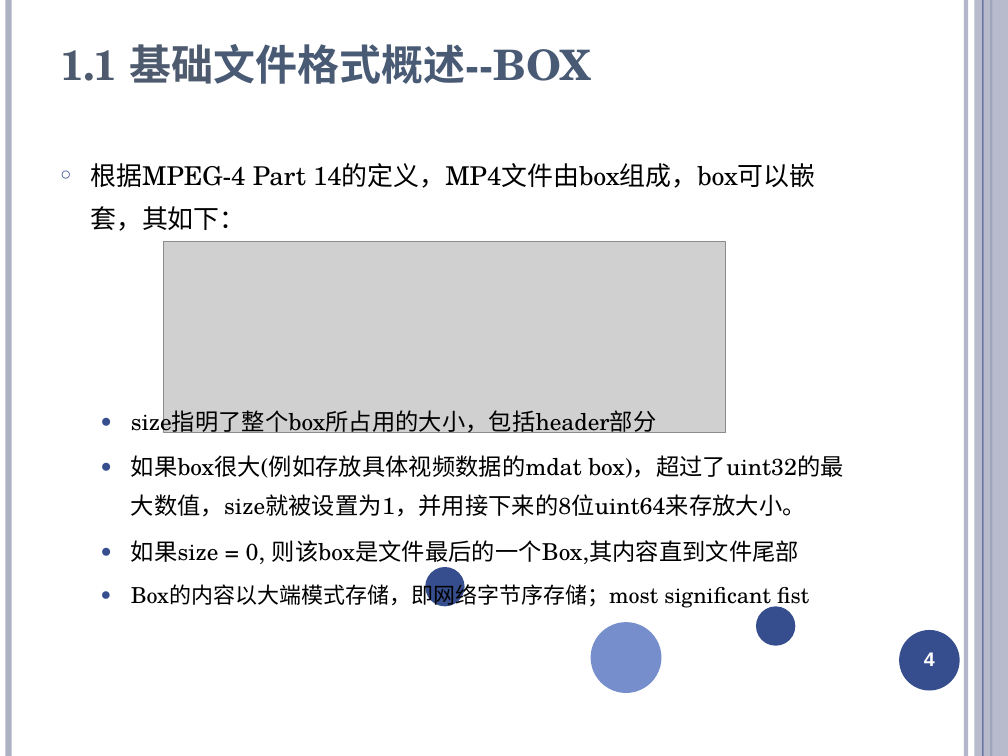
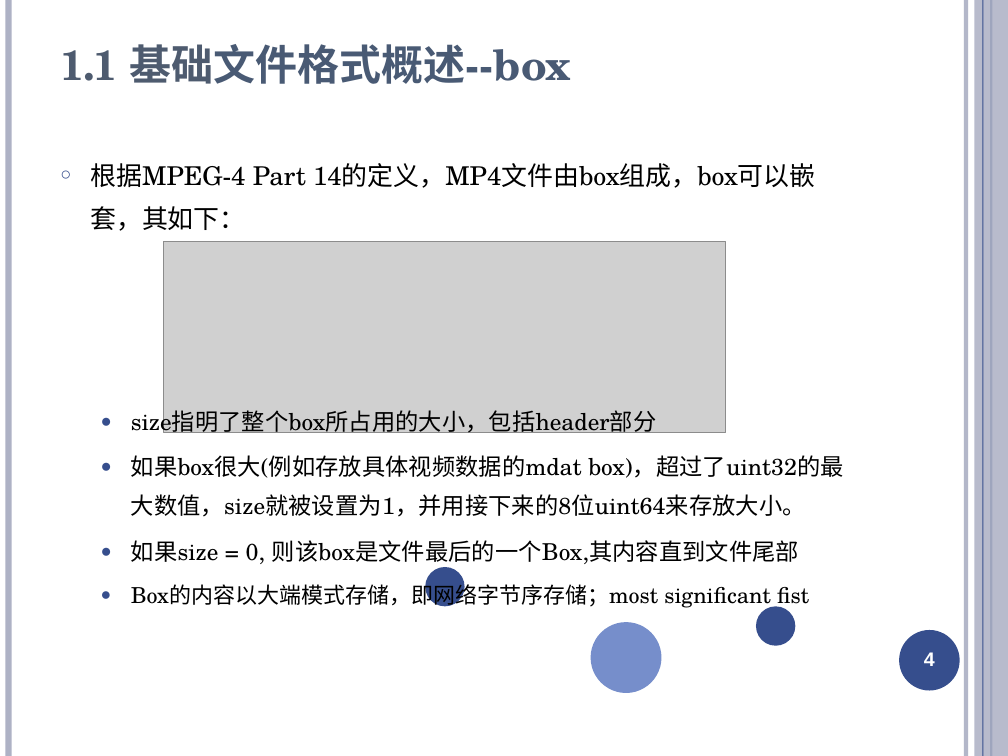
Before and after one commit to ty6815/AvStackDocs, a slide deck: slide 4 of media format/mp4/Fmp4文件格式介绍.ppt. Drawn at 1008x756 pixels with LibreOffice and Linux fonts; fonts in the diff are those of the drawing; grey boxes stand for pictures. Boxes give left, top, right and bottom in pixels: in the first picture for what was removed or moved away, otherwise in the second. Text is boxed around its words. In the diff, an @@ line names an element or a change of style, - is before the commit and + after.

Commit message:
[add]ps and ts 以及音视频基础知识

```diff
--- a/media format/mp4/Fmp4文件格式介绍.ppt
+++ b/media format/mp4/Fmp4文件格式介绍.ppt
@@ title at bbox=[60, 44, 571, 84]: text changed @@
-1.1 基础文件格式概述--BOX
+1.1 基础文件格式概述--box
```
Also in this commit, not shown: 31 other slides changed, 19 other files.
